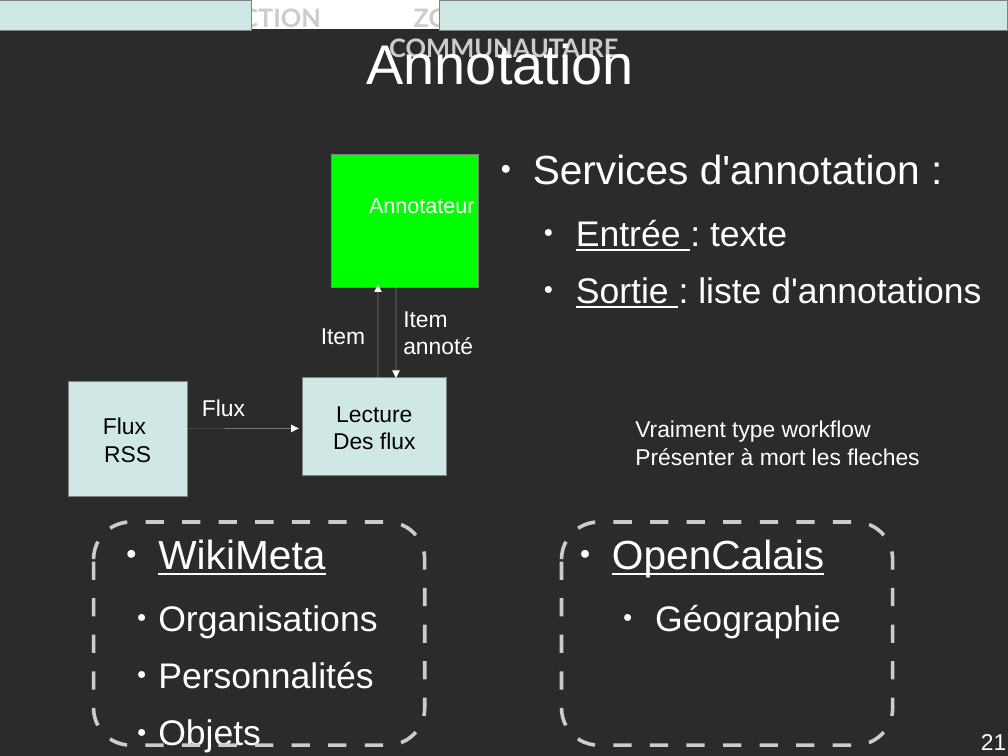
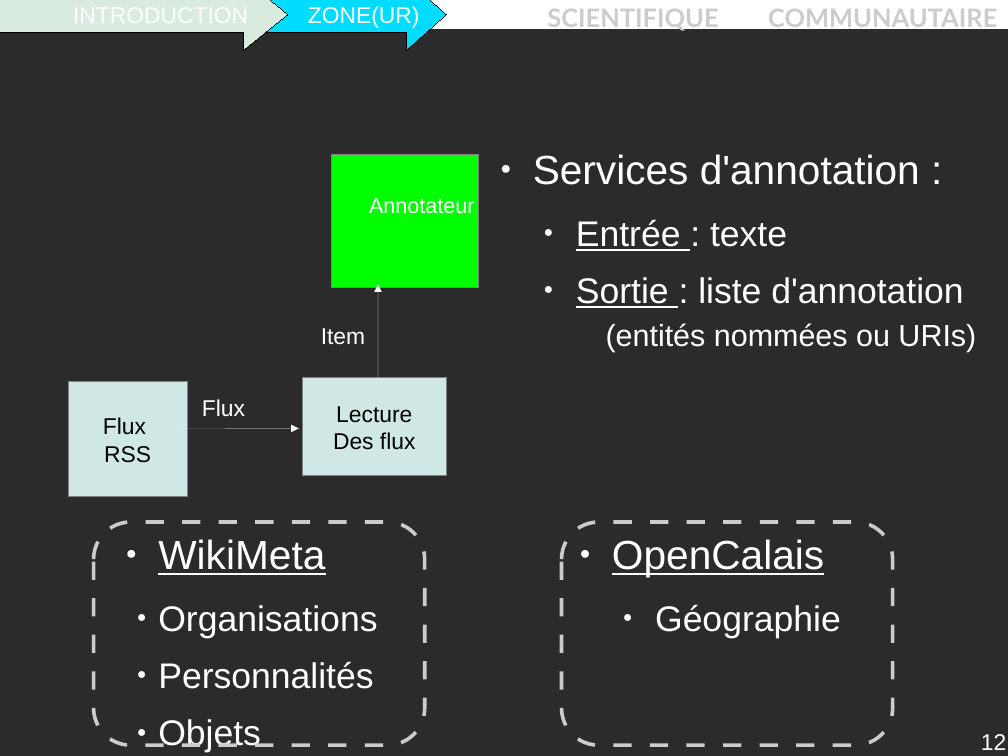
Before and after one commit to descl/ZONE, a slide deck: slide 12 of Rapport/presentation.odp (slide 21 before the commit). Drawn at 1008x756 pixels with LibreOffice and Linux fonts; fonts in the diff are those of the drawing; background and template pictures are left out; a plain dark background stands for a picture behind light text. Boxes give left, top, right and bottom in pixels: in the first picture for what was removed or moved away, otherwise in the second. Text is boxed around its words. In the diff, an @@ line names an element or a change of style, - is before the commit and + after.

```diff
--- a/Rapport/presentation.odp
+++ b/Rapport/presentation.odp
@@ text "INTRODUCTION ZONE(UR) SCIENTIFIQUE COMMUNAUTAIRE" rewrapped from <box>124,5,796,63</box> to <box>299,6,997,32</box> @@
@@ rectangle removed at <box>0,0,252,30</box> @@
@@ right arrow added at <box>0,0,288,50</box>, fill #D9EADE, outline #000000 0 pt, 18 pt, text #FFFFFF @@
+INTRODUCTION
@@ right arrow added at <box>162,0,446,50</box>, fill #00DCFF, outline #000000 0 pt, 18 pt, text #FFFFFF @@
+ZONE(UR)
@@ rectangle removed at <box>439,0,1008,30</box> @@
@@ title removed at <box>367,40,634,85</box> @@
-Annotation
@@ arrow removed from (396, 284) to (396, 378) @@
@@ text at <box>576,277,976,352</box>: text changed @@
-  ● Sortie : liste d'annotations
+  ● Sortie : liste d'annotation (entités nommées ou URIs)
@@ text removed at <box>403,311,473,355</box> @@
-Item annoté
@@ text removed at <box>635,420,919,466</box> @@
-Vraiment type workflow
-Présenter à mort les fleches
@@ page number at <box>981,734,1006,750</box>: text changed @@
-21
+12
```
Also in this commit, not shown: 27 other slides changed, 8 slides added, 20 slides removed.
